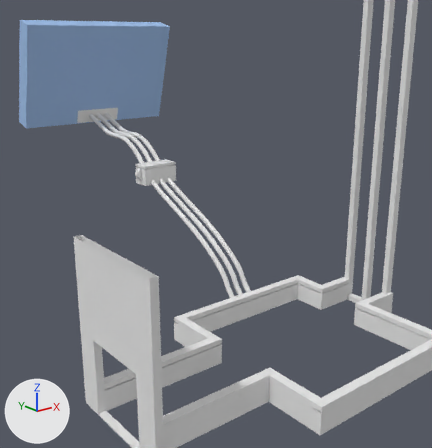
The Blender file Assets/models/cave/room02/room02h.blend, before and after one commit.
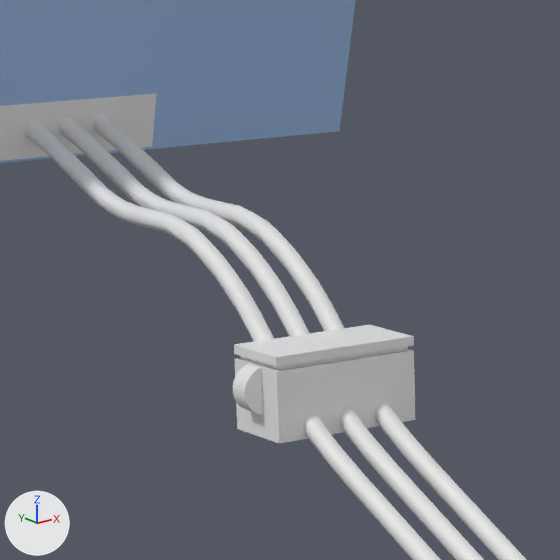
Old and new are each drawn whole from a camera (50 mm lens) standing at (-233.3, -200.3, -25.5) and looking at (-195.5, -152.9, -44.4) and again close up on the part from 19% to 48% of the width and 19% to 47% of the height. Lighting does not change. The marker at lower left points along +X, +Y and +Z.

The first close-up shows 'Cube.002', 'cable_box', 'glass_wall', 'miner_wire.000', 'miner_wire.001', 'miner_wire.002', 'relay_box', 'relay_hinge'.
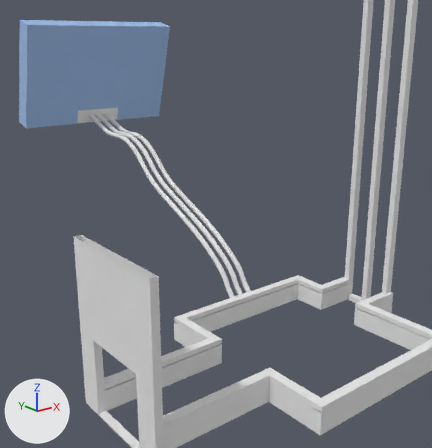
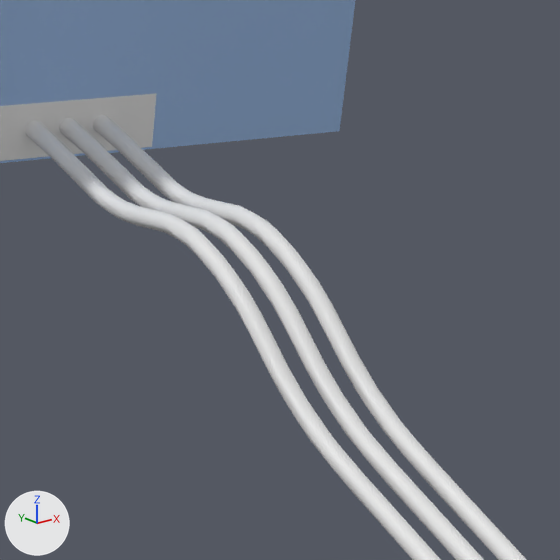
What differs and where, as boxes (x1, y1, x2, y2) in the close-ups (560 x 560 px):
'relay_box', deleted
    before: (234, 325, 415, 443)
'relay_hinge', deleted
    before: (233, 364, 263, 415)
'Cube.002', deleted
    before: (249, 329, 396, 368)

What changed in the scene script:
```text
Remove ob_relay_hinge:
    ob_relay_hinge = bpy.data.objects.new('relay_hinge', me_cylinder)
    ob_relay_hinge.parent = ob_relays
    ob_relay_hinge.matrix_parent_inverse = Matrix(((1.0, 0.0, 0.0, 199.3), (0.0, 1.0, 0.0, 147.6), (0.0, 0.0, 1.0, 38.92), (0.0, 0.0, 0.0, 1.0)))
    ob_relay_hinge.location = (-201.2, -147.6, -39.09)
    ob_relay_hinge.scale = (1.02, 1.0, 1.02)
    _m = ob_relay_hinge.modifiers.new('EdgeSplit', 'EDGE_SPLIT')
Remove ob_relay_box:
    ob_relay_box = bpy.data.objects.new('relay_box', me_cube_004)
    ob_relay_box.parent = ob_relays
    ob_relay_box.matrix_parent_inverse = Matrix(((1.0, 0.0, 0.0, 199.3), (0.0, 1.0, 0.0, 147.6), (0.0, 0.0, 1.0, 38.92), (0.0, 0.0, 0.0, 1.0)))
    ob_relay_box.location = (-199.3, -147.6, -38.92)
    ob_relay_box.scale = (1.83, 0.816, 0.737)
    _m = ob_relay_box.modifiers.new('Mirror', 'MIRROR')
    _m.use_axis = (True, True, False)
    _m.use_clip = True
Remove ob_cube_002:
    ob_cube_002 = bpy.data.objects.new('Cube.002', me_cube_007)
    ob_cube_002.location = (-199.32, -147.58, -38.92)
    ob_cube_002.scale = (1.83, 0.815, 0.737)
```
